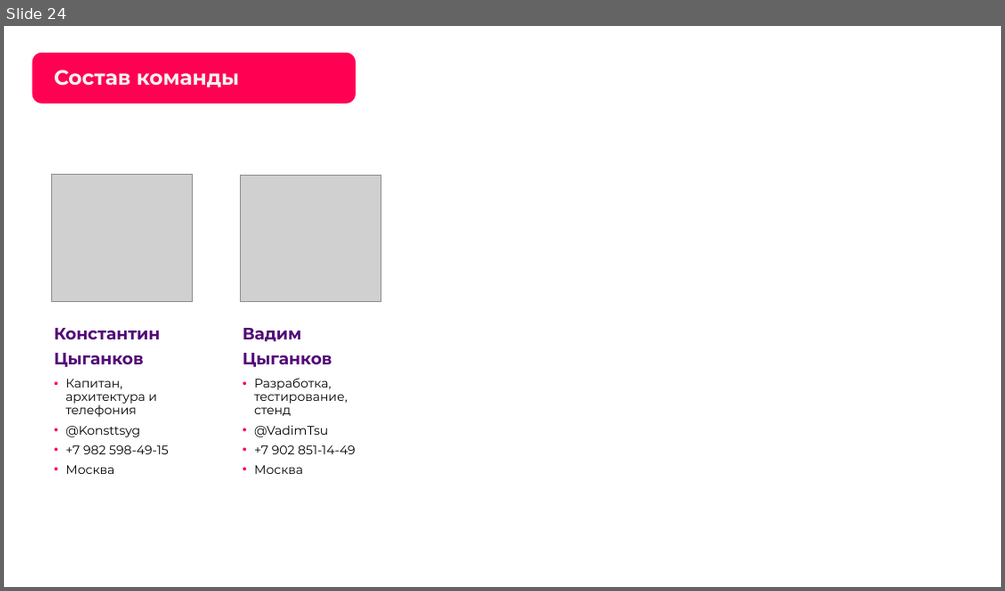
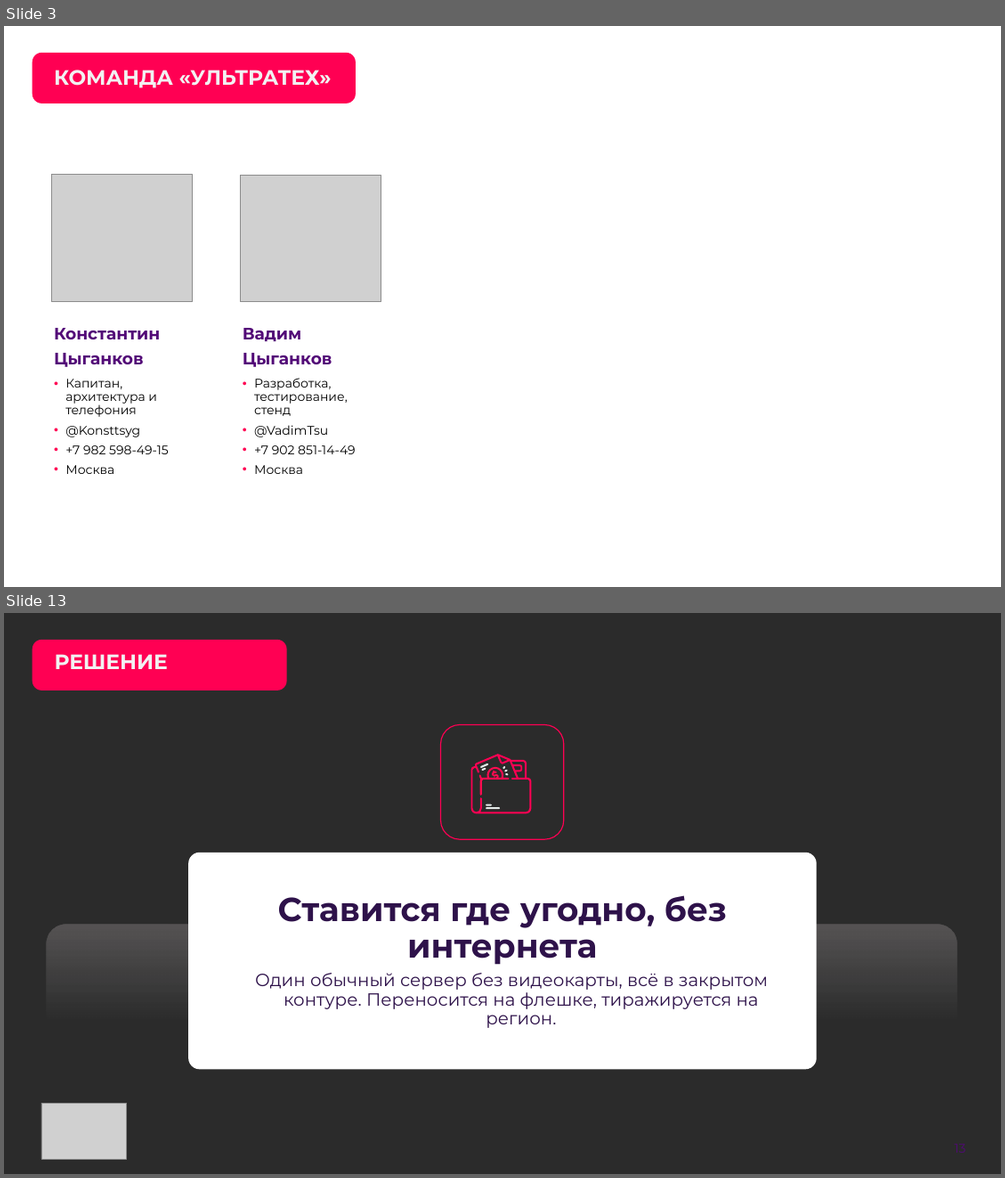
Before and after one commit to Vadik145-beep/lct-112-simulator, a slide deck: docs/presentation/ЛЦТ2026_Ультратех_задача9.pptx. Shown one above the other, each under a label of ours: slide 24 before the commit, slides 3 and 13 after it; the slides between them are not shown. The pictures are 1005x591 and 1005x1178 pixels, drawn with LibreOffice and Linux fonts; fonts in the diff are those of the drawing; grey boxes stand for pictures; background and template pictures are left out; a plain dark background stands for a picture behind light text. Boxes give left, top, right and bottom in pixels: in the first picture for what was removed or moved away, otherwise in the second. Text is boxed around its words. In the diff, an @@ line names an element or a change of style, - is before the commit and + after.

```diff
--- a/docs/presentation/ЛЦТ2026_Ультратех_задача9.pptx
+++ b/docs/presentation/ЛЦТ2026_Ультратех_задача9.pptx
@@ slide 13 added at (4, 613, 1001, 1174), background picture (left out) @@
@@ rounded rectangle added at (32, 639, 287, 690), fill #FF0053 @@
@@ title added at (55, 654, 168, 669), 20 pt, text #F2F2F2, bold @@
+РЕШЕНИЕ
@@ rounded rectangle added at (441, 724, 564, 839), outline #FF0053 1 pt @@
@@ group added at (470, 754, 531, 813): 9 freeform shapes @@
@@ rounded rectangle added at (189, 852, 817, 1070), fill #FFFFFF @@
@@ text added at (226, 852, 779, 1070), 17 pt, text #2E124A @@
+Ставится где угодно, без интернета
+Один обычный сервер без видеокарты, всё в закрытом контуре. Переносится на флешке, тиражируется на регион.
@@ picture added at (41, 1103, 127, 1159) @@
@@ page number added at (938, 1133, 983, 1163), 12 pt, text #520977 @@
+13
@@ what was slide 24 is now slide 3 @@
@@ slide 3 changed as well @@
@@ title at (54, 70, 332, 88): text changed @@
-Состав команды
+КОМАНДА «УЛЬТРАТЕХ»
```
Also in this commit, not shown: 17 other slides changed, 22 other slides added, 8 slides removed, 1 other file.
